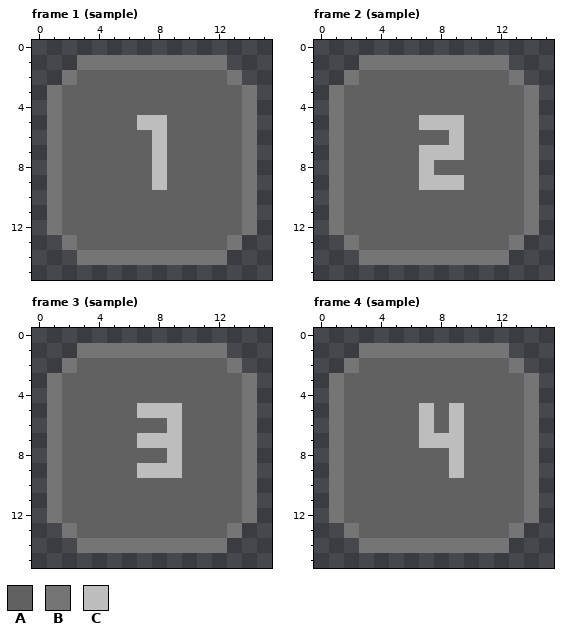
Edited in one commit: pixel-art file (Assets/AnimationImporter/sample.ase). This is how it looked before the edit.
16x16 pixels, 16 frames. Shown: frame 1 (sample), frame 2 (sample), frame 3 (sample), frame 4 (sample). The commit also changed other frames, which this record leaves out.
Palette (. is transparent): A #616161  B #757575  C #bdbdbd
New version:
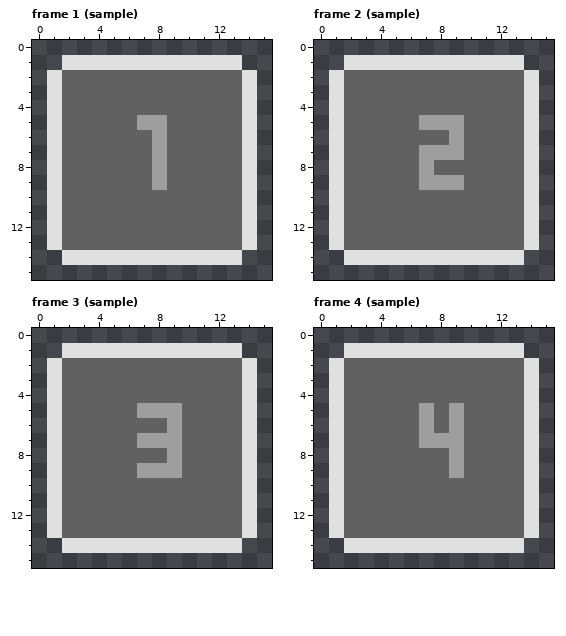
Change:
layer "Layer 1" now hidden
layer "Layer 3" added
@@ palette @@
-B #757575
+B #e0e0e0
-C #bdbdbd
+C #9e9e9e
--- frame 1 (sample), layer "Layer 3"
@@ x 0..15 @@
  0 ................
- 1 ...BBBBBBBBBB...
- 2 ..BAAAAAAAAAAB..
+ 1 ..BBBBBBBBBBBB..
+ 2 .BAAAAAAAAAAAAB.
  3 .BAAAAAAAAAAAAB.
@@ x 0..15 @@
 12 .BAAAAAAAAAAAAB.
-13 ..BAAAAAAAAAAB..
-14 ...BBBBBBBBBB...
+13 .BAAAAAAAAAAAAB.
+14 ..BBBBBBBBBBBB..
 15 ................
--- frame 2 (sample), layer "Layer 3": the same change as frame 1 (sample)
--- frame 3 (sample), layer "Layer 3": the same change as frame 1 (sample)
--- frame 4 (sample), layer "Layer 3": the same change as frame 1 (sample)
Where, in picture pixels (left, top, right, bottom), the same in both pictures:
changed: (47, 55, 257, 265)
changed: (329, 55, 539, 265)
changed: (47, 343, 257, 553)
changed: (329, 343, 539, 553)
